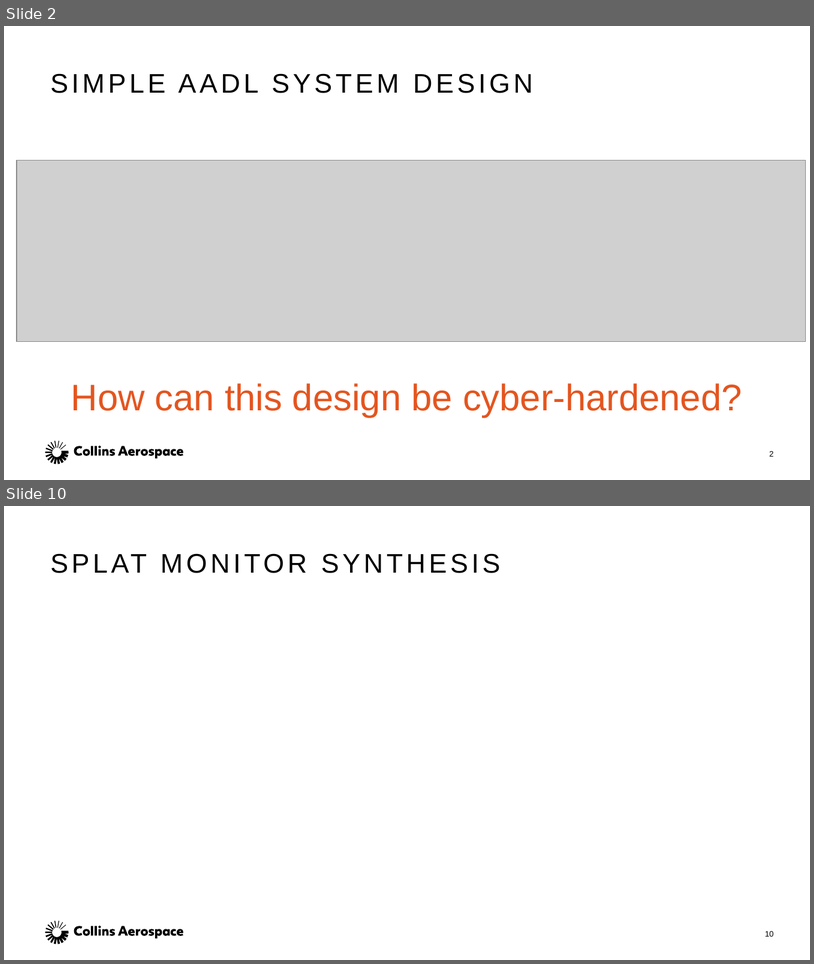
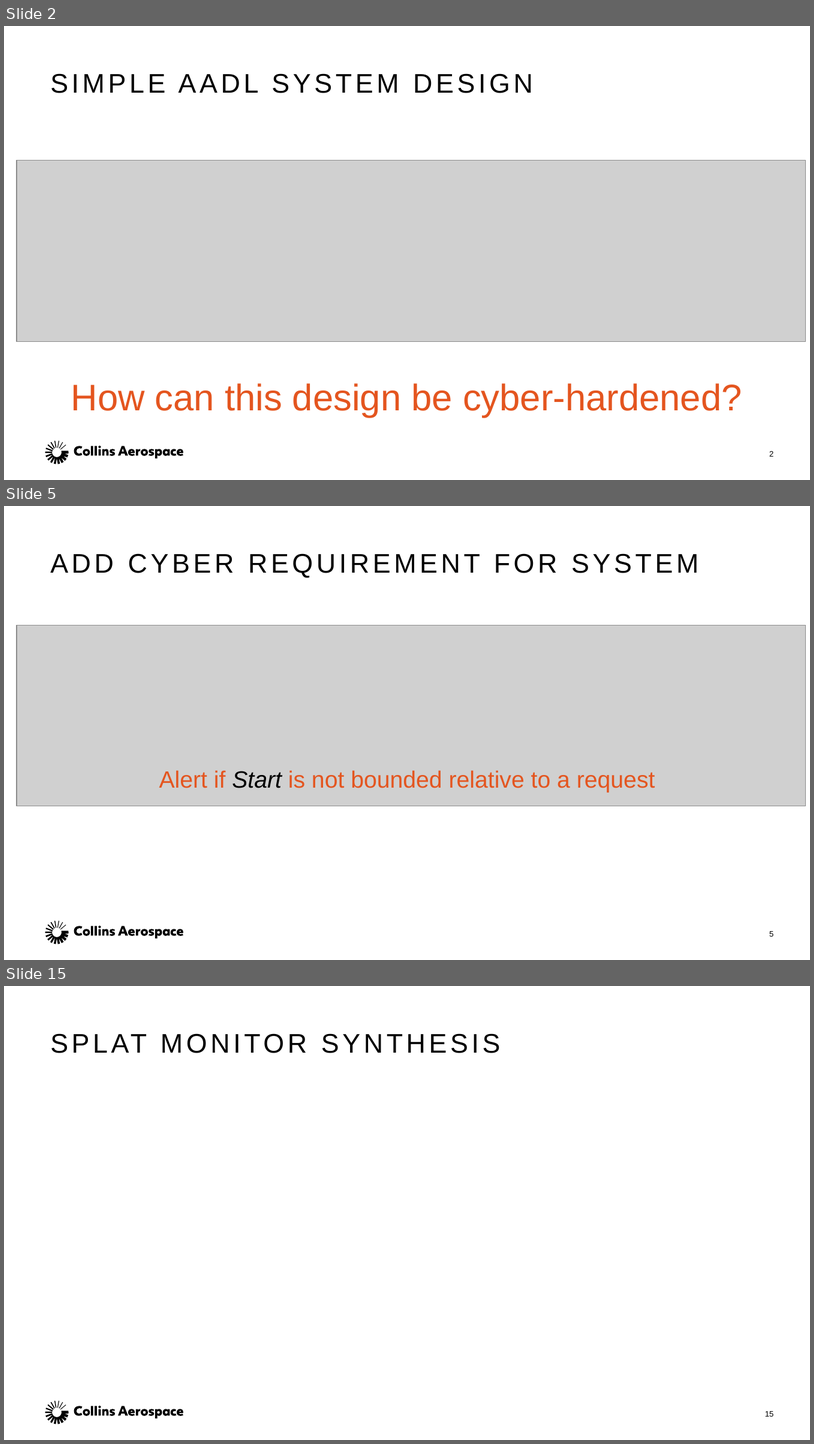
Before and after one commit to ericmercer/verified-mon-flt-synthesis, a slide deck: presentation/MODELS-2021.pptx. Shown one above the other, each under a label of ours: slides 2 and 10 before the commit, slides 2, 5 and 15 after it; the slides between them are not shown. The pictures are 814x964 and 814x1444 pixels, drawn with LibreOffice and Linux fonts; fonts in the diff are those of the drawing; grey boxes stand for pictures. Boxes give left, top, right and bottom in pixels: in the first picture for what was removed or moved away, otherwise in the second. Text is boxed around its words. In the diff, an @@ line names an element or a change of style, - is before the commit and + after.

```diff
--- a/presentation/MODELS-2021.pptx
+++ b/presentation/MODELS-2021.pptx
@@ slide 5 added at (4,506,810,960), background #FFFFFF; not listed: 1 template element that a slide beside it also shows @@
@@ title added at (50,553,699,578), 32 pt, text #000000 @@
+ADD CYBER REQUIREMENT FOR SYSTEM
@@ picture added at (17,625,807,806) @@
@@ text added at (159,770,656,792), 28 pt, text #E4551F @@
+Alert if Start is not bounded relative to a request
@@ page number added at (770,931,774,936), 9.3 pt, text #000000 @@
+5
@@ what was slide 10 is now slide 15 @@
@@ page number at (765,1411,774,1416): text changed @@
-10
+15
```
Also in this commit, not shown: 5 slides changed, 6 other slides added, 2 slides removed, 1 other file.
